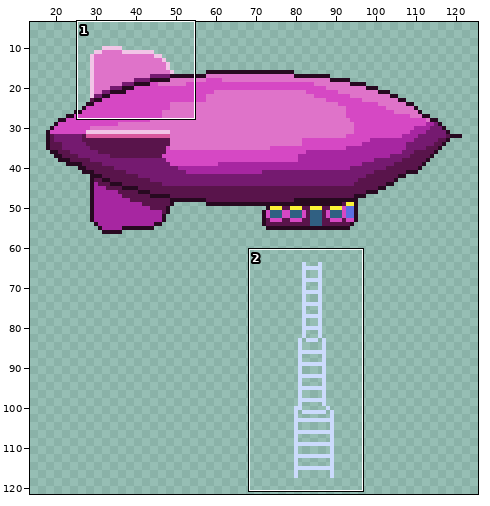
Edited in one commit: sprite sheet (maps/zeppelin.png). The picture above shows the old version from afar; the outline marks the close-up.
Close-up. Before:
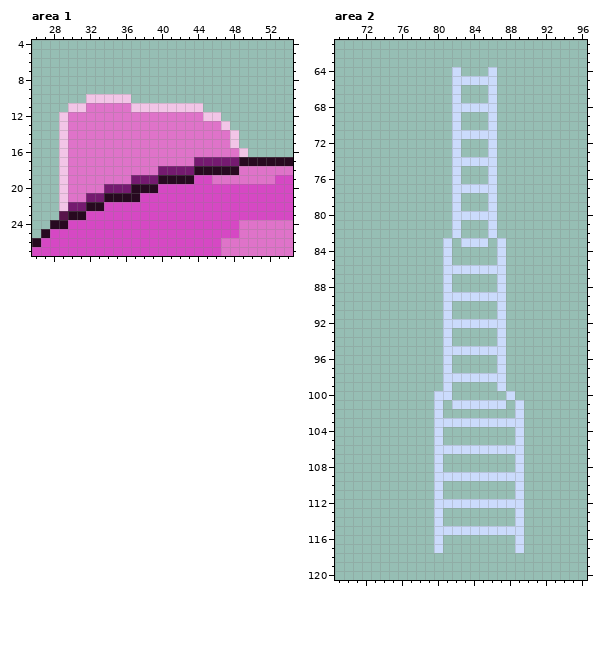
The file is 384x384 pixels, drawn in blocks of 3x3; one block is one cell here. Shown: area 1: x 26..54, y 4..27; area 2: x 69..96, y 61..120. The wide view leaves out empty margins.
The same view after the edit:
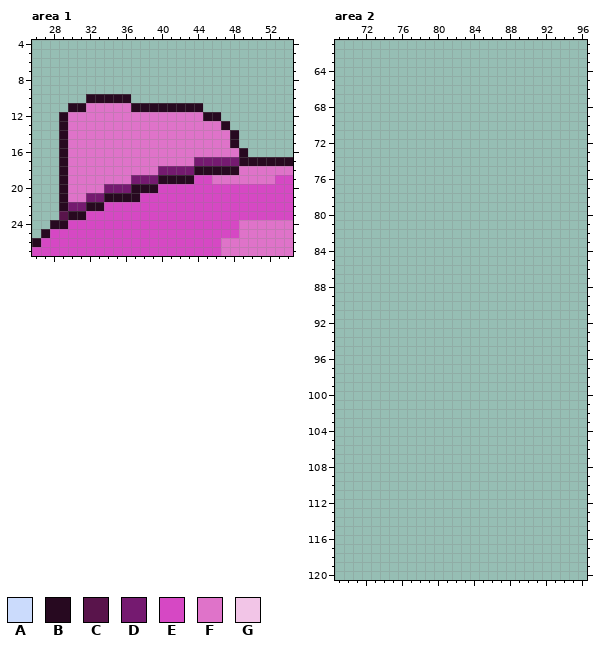
Palette (. is transparent): A #cbdbfc  B #270920  C #59144b  D #751a70  E #d648c4  F #df73c9  G #f2c5e7
Commit message: darker outline on top
The edit:
Changed rows in their new state; - is an unchanged pixel.
Area 1:
first column x 29:
10 ---BBBBB-------------
11 -BB-----BBBBBBBB-----
12 B---------------BB---
13 B-----------------B--
14 B------------------B-
15 B------------------B-
16 B-------------------B
17 B--------------------
18 B--------------------
19 B--------------------
20 B--------------------
21 B--------------------
22 B--------------------
Area 2:
first column x 80:
 64 --.---.---
 65 --.....---
 66 --.---.---
 67 --.---.---
 68 --.....---
 69 --.---.---
 70 --.---.---
 71 --.....---
 72 --.---.---
 73 --.---.---
 74 --.....---
 75 --.---.---
 76 --.---.---
 77 --.....---
 78 --.---.---
 79 --.---.---
 80 --.....---
 81 --.---.---
 82 --.---.---
 83 -.-...-.--
 84 -.-----.--
 85 -.-----.--
 86 -.......--
 87 -.-----.--
 88 -.-----.--
 89 -.......--
 90 -.-----.--
 91 -.-----.--
 92 -.......--
 93 -.-----.--
 94 -.-----.--
 95 -.......--
 96 -.-----.--
 97 -.-----.--
 98 -.......--
 99 -.-----.--
100 ..------.-
101 .-......-.
102 .--------.
103 ..........
104 .--------.
105 .--------.
106 ..........
107 .--------.
108 .--------.
109 ..........
110 .--------.
111 .--------.
112 ..........
113 .--------.
114 .--------.
115 ..........
116 .--------.
117 .--------.
Changed places in both close-ups, as pixel boxes (x1, y1, x2, y2):
changed: (59, 94, 248, 211)
erased: (434, 67, 524, 553)
